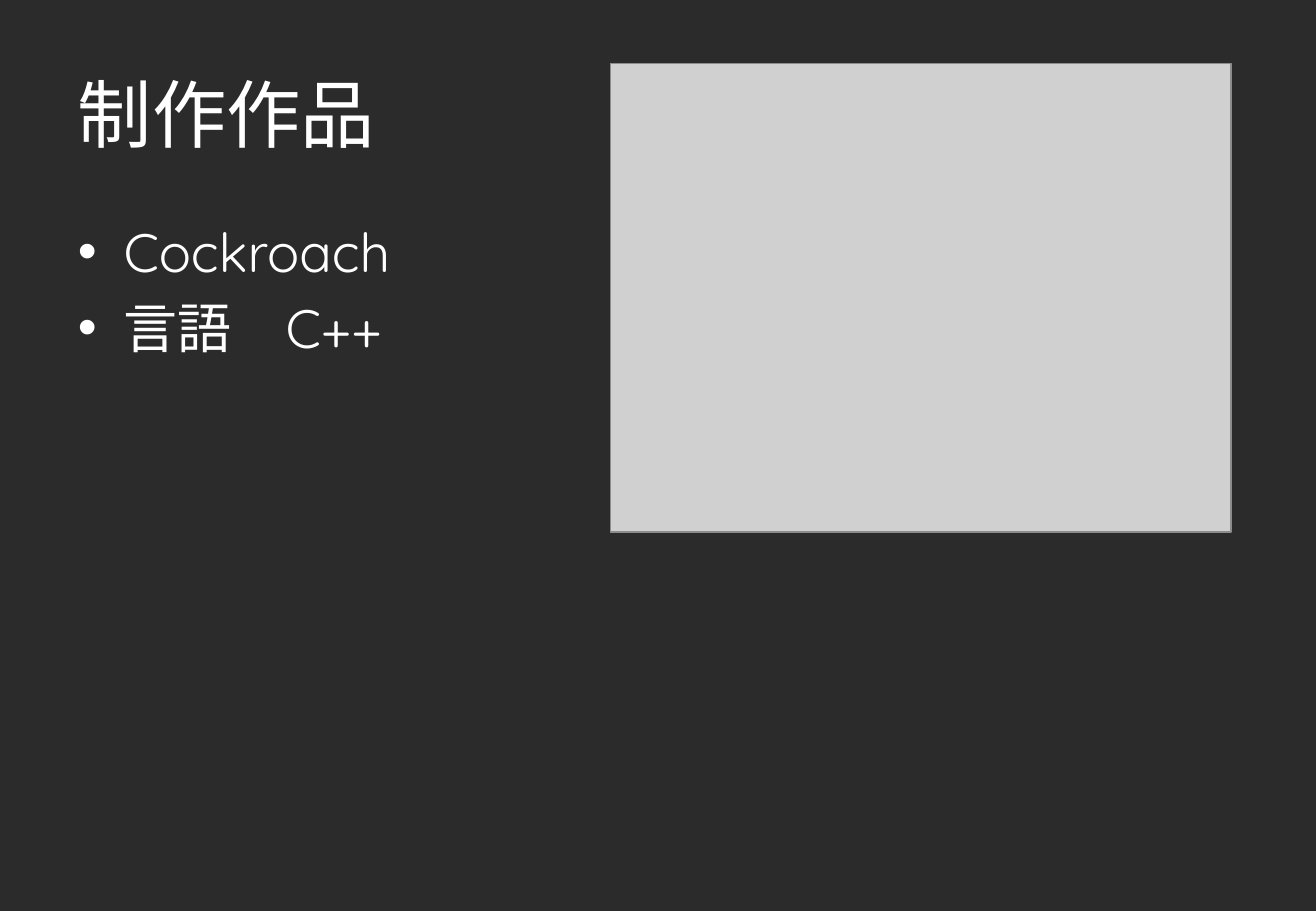
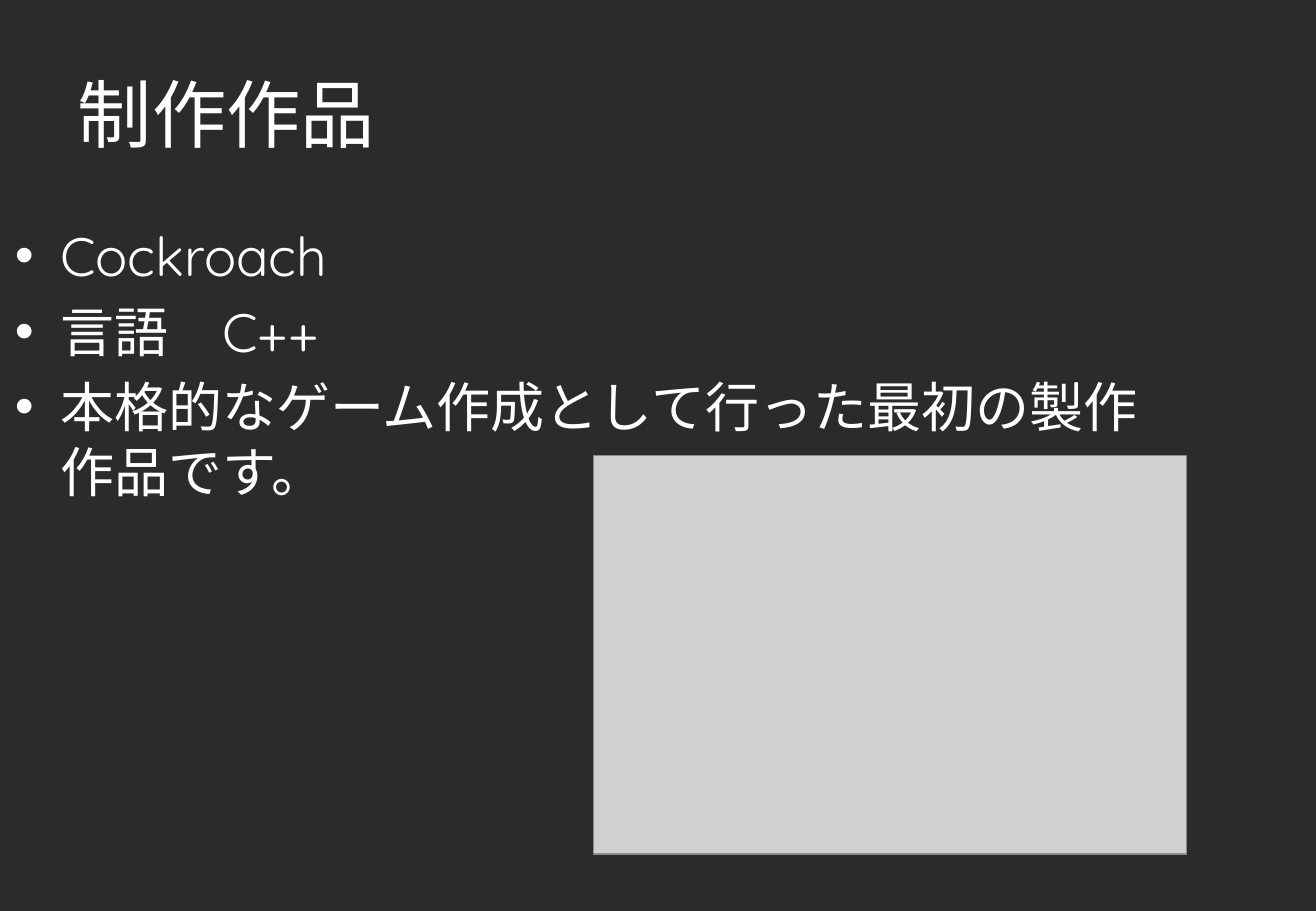
Before and after one commit to oreda1/Employment, a slide deck: slide 3 of ポートフォリオ.pptx. Drawn at 1316x911 pixels with LibreOffice and Linux fonts; fonts in the diff are those of the drawing; grey boxes stand for pictures; background and template pictures are left out; a plain dark background stands for a picture behind light text. Boxes give left, top, right and bottom in pixels: in the first picture for what was removed or moved away, otherwise in the second. Text is boxed around its words. In the diff, an @@ line names an element or a change of style, - is before the commit and + after.

```diff
--- a/ポートフォリオ.pptx
+++ b/ポートフォリオ.pptx
@@ text "Cockroach": place and size @@
-text "Cockroach" at <box>124,232,391,353</box>
+text "Cockroach" at <box>60,236,1137,497</box>
@@ text at <box>60,381,1137,497</box>: paragraph added @@
+• 本格的なゲーム作成として行った最初の製作作品です。
@@ picture: place and size @@
-picture at <box>610,63,1231,532</box>
+picture at <box>594,456,1187,854</box>
```
Also in this commit, not shown: 1 other slide changed, 1 slide removed, 12 other files.
